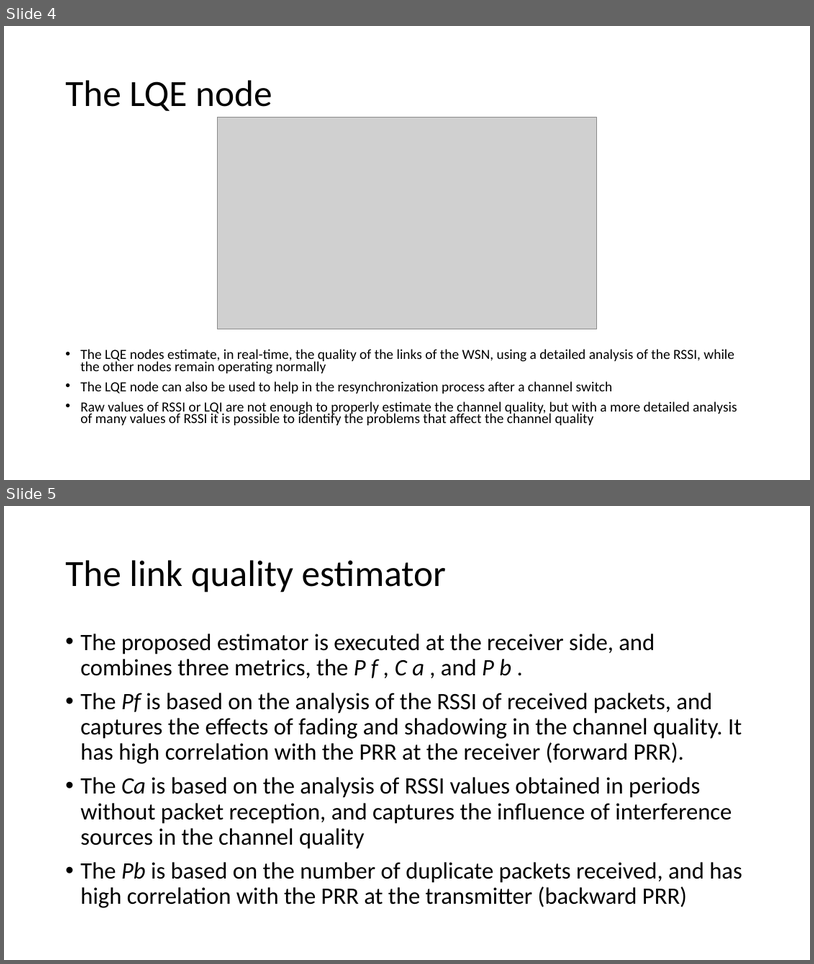
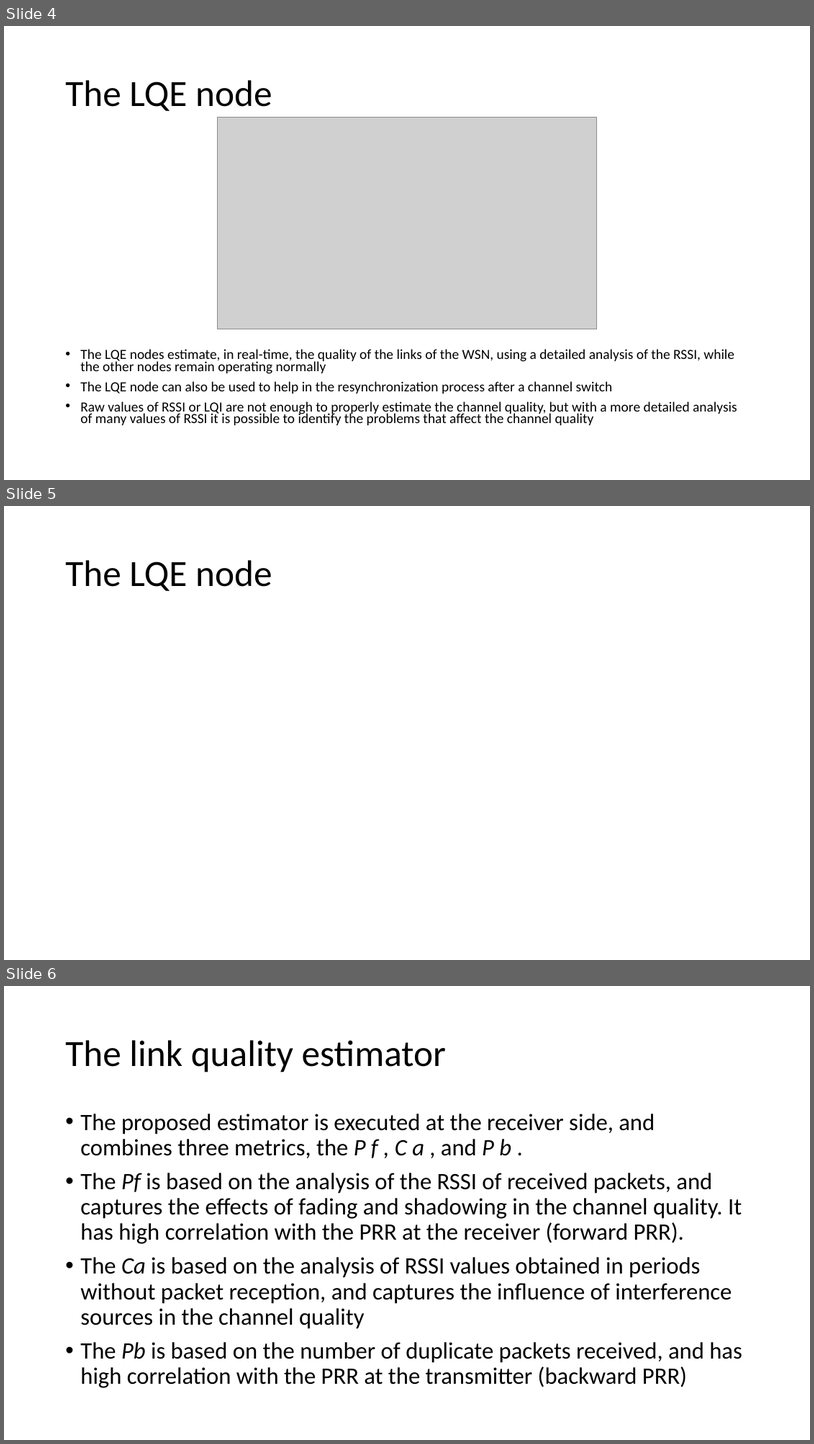
Before and after one commit to huynn8/paper_draft, a slide deck: Real-time link quality estimation for industrial wireless sensor networks using de dicate d nodes.pptx. Shown one above the other, each under a label of ours: slides 4 and 5 before the commit, slides 4, 5 and 6 after it. The pictures are 814x964 and 814x1444 pixels, drawn with LibreOffice and Linux fonts; fonts in the diff are those of the drawing; grey boxes stand for pictures. Boxes give left, top, right and bottom in pixels: in the first picture for what was removed or moved away, otherwise in the second. Text is boxed around its words. In the diff, an @@ line names an element or a change of style, - is before the commit and + after.

Commit message:
Update slide

```diff
--- a/Real-time link quality estimation for industrial wireless sensor networks using de dicate d nodes.pptx
+++ b/Real-time link quality estimation for industrial wireless sensor networks using de dicate d nodes.pptx
@@ slide 5 added at bbox=[4, 506, 810, 960], background #FFFFFF @@
@@ title added at bbox=[65, 560, 272, 591], 44 pt, text #000000 @@
+The LQE node
@@ what was slide 5 is now slide 6 @@
```
